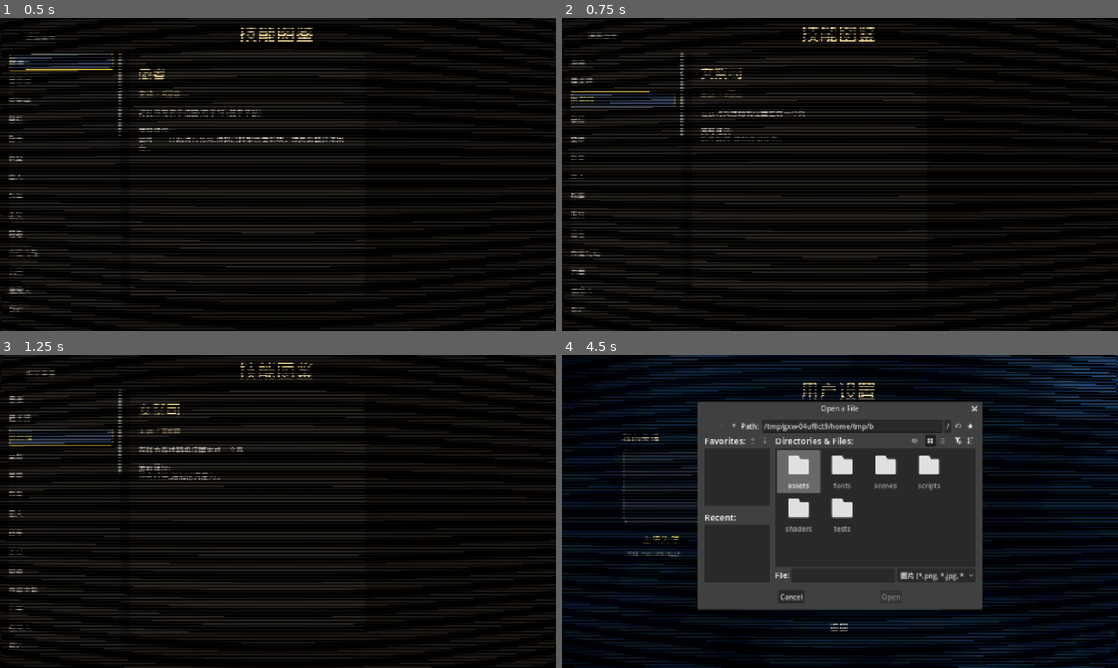
Above: before the commit, frames 1-4 (two rows, left to right).
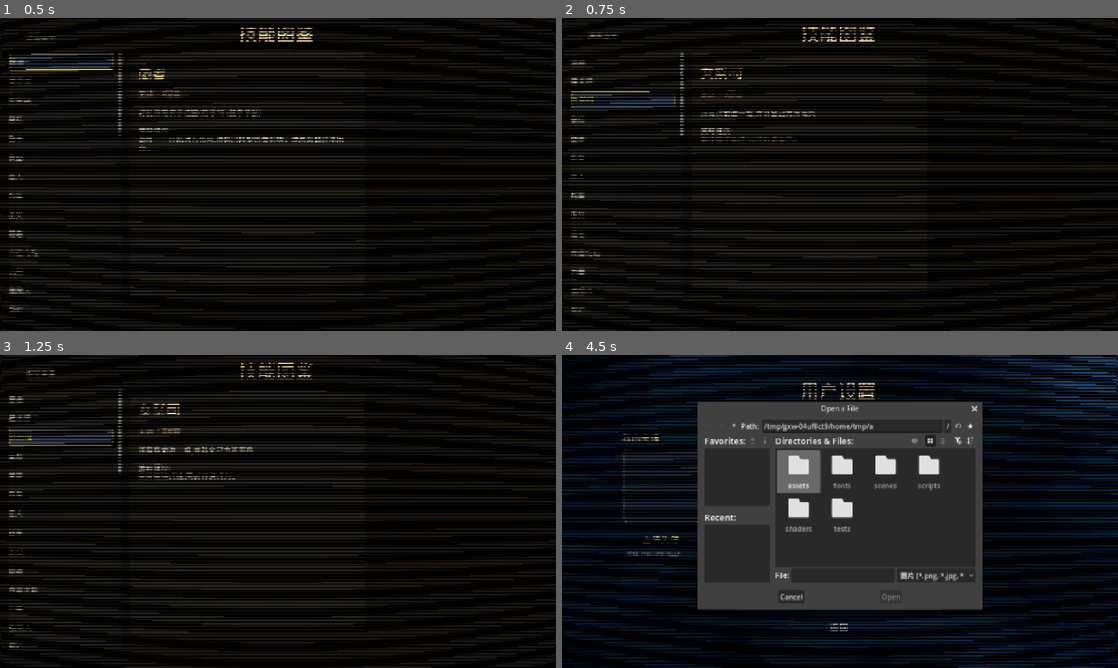
Above: after the commit, the same moments.

Repository: Lurongshika/ChessGame
Game: Godot game, scene res://scenes/manual.tscn
The game is run twice, just before and just after one commit, with the same random seed, the same clock (stepped at 60 frames per second) and the same inputs. This scene is started directly instead of the project's main scene.
Inputs (mouse positions are in pixels of both pictures, inside the frame that each line leads up to):
- Up to frame 1 (0.5 s): no input
- Up to frame 2 (0.75 s): click "女祭司" at 0.5 s
- Up to frame 3 (1.25 s): no input
- Up to frame 4 (4.5 s): click "返回菜单" at 1.25 s; click "人机对战" at 2 s; click (1101, 649) at 2.77 s; click (862, 558) at 3.52 s; type "12" at 3.6 s; click "上传头像" at 4.25 s

Frame 1 is identical in both runs. In frame 2, 0.2% of the frame differs, in the area x 25-46%, y 29-40%; in frame 3, 0.3%; in frame 4, less than 0.1%.

Commit message:
女祭司调整:正位改为所有兵前进一格+补全兵线(双人/四人);逆位随机棋子去掉兵和士(新增_random_piece_type参数)

Diff:
--- a/scripts/game.gd
+++ b/scripts/game.gd
@@ -3391,9 +3391,13 @@
 
 
 # 按棋子价值加权随机类型:弱子概率高(兵45%),强子概率低(车5%)
-func _random_piece_type() -> int:
+func _random_piece_type(no_pawn_advisor: bool = false) -> int:
 	var types := [R.Type.PAWN, R.Type.ROOK, R.Type.HORSE, R.Type.ELEPHANT, R.Type.ADVISOR, R.Type.CANNON]
 	var weights := [45, 5, 15, 10, 10, 15]
+	if no_pawn_advisor:
+		# 女祭司逆位:随机棋子去掉兵和士
+		types = [R.Type.ROOK, R.Type.HORSE, R.Type.ELEPHANT, R.Type.CANNON]
+		weights = [15, 30, 20, 35]
 	var rng := RandomNumberGenerator.new()
 	rng.randomize()
 	var total := 0
@@ -3405,7 +3409,7 @@
 		acc += weights[i]
 		if roll <= acc:
 			return types[i]
-	return R.Type.PAWN
+	return types[0]
 
 
 func _apply_dice(side: int, target_side: int) -> void:
@@ -4495,25 +4499,38 @@
 # ==================== 主动技能效果 ====================
 
 func _skill_priestess(perk_id: String, side: int) -> void:
-	# 女祭司:普通=兵线生成兵;进阶=底线生成随机棋子
-	var row := 6 if side == R.Side.RED else 3
 	if perk_id == "nvjisi2":
-		row = 9 if side == R.Side.RED else 0
-	var slots: Array[Vector2i] = []
-	for c in R.COLS:
-		if board[row][c] == null:
-			slots.append(Vector2i(c, row))
-	if slots.is_empty():
-		status_label.text = "兵线已满,无法生成"
-		return
-	var pos: Vector2i = slots.pick_random()
-	if perk_id == "nvjisi2":
-		var types := [R.Type.PAWN, R.Type.ROOK, R.Type.HORSE, R.Type.ELEPHANT, R.Type.ADVISOR, R.Type.CANNON]
-		board[pos.y][pos.x] = R.make_piece(side, _random_piece_type())
-		status_label.text = "女祭司:底线生成一个随机棋子"
+		# 进阶:底线生成随机棋子(去掉兵和士)
+		var row := 9 if side == R.Side.RED else 0
+		var slots: Array[Vector2i] = []
+		for c in R.COLS:
+			if board[row][c] == null:
+				slots.append(Vector2i(c, row))
+		if slots.is_empty():
+			status_label.text = "底线已满,无法生成"
+			return
+		var pos: Vector2i = slots.pick_random()
+		board[pos.y][pos.x] = R.make_piece(side, _random_piece_type(true))
+		status_label.text = "女祭司:底线生成一个随机棋子(兵士除外)"
 	else:
-		board[pos.y][pos.x] = R.make_piece(side, R.Type.PAWN)
-		status_label.text = "女祭司:兵线生成一枚兵"
+		# 普通:所有兵前进一格 + 补全兵线
+		var fwd := R.pawn_fwd(side)
+		var pawns: Array[Vector2i] = []
+		for r in R.ROWS:
+			for c in R.COLS:
+				var p = board[r][c]
+				if p != null and p["side"] == side and p["type"] == R.Type.PAWN:
+					pawns.append(Vector2i(c, r))
+		for pos in pawns:
+			var tgt: Vector2i = pos + fwd
+			if R.in_board(tgt) and board[tgt.y][tgt.x] == null:
+				board[tgt.y][tgt.x] = board[pos.y][pos.x]
+				board[pos.y][pos.x] = null
+		var row := 6 if side == R.Side.RED else 3
+		for c in R.COLS:
+			if board[row][c] == null:
+				board[row][c] = R.make_piece(side, R.Type.PAWN)
+		status_label.text = "女祭司:所有兵前进一格,补全兵线"
 	_apply_skill_cd(perk_id, side)
 	queue_redraw()
 	_consume_turn_after_skill()
@@ -7085,10 +7102,9 @@
 # ==================== 四人主动技能效果(复制双人,坐标按四方半场) ====================
 
 func _skill_priestess4(perk_id: String, side: int) -> void:
-	# 女祭司:普通=兵线生成兵;进阶=底线生成随机棋子
-	var slots: Array[Vector2i] = []
 	if perk_id == "nvjisi2":
-		# 底线:该方最外侧(黑y0 红y16 绿x0 蓝x16)
+		# 逆位:底线生成随机棋子(去掉兵和士)
+		var slots: Array[Vector2i] = []
 		var back: Array[Vector2i] = []
 		match side:
 			1: for i in 9: back.append(Vector2i(4 + i, 0))
@@ -7102,19 +7118,27 @@
 			_show_status4("底线已满,无法生成")
 			return
 		var pos: Vector2i = slots.pick_random()
-		board[pos.y][pos.x] = R.make_piece(side, _random_piece_type())
-		_show_status4("女祭司:底线生成一个随机棋子")
+		board[pos.y][pos.x] = R.make_piece(side, _random_piece_type(true))
+		_show_status4("女祭司:底线生成一个随机棋子(兵士除外)")
 	else:
+		# 正位:所有兵前进一格 + 补全兵线
+		var fwd4 := R.pawn_fwd(side)
+		var pawns4: Array[Vector2i] = []
+		for r in board.size():
+			for c in board[r].size():
+				var p = board[r][c]
+				if p != null and p["side"] == side and p["type"] == R.Type.PAWN:
+					pawns4.append(Vector2i(c, r))
+		for pos in pawns4:
+			var tgt4: Vector2i = pos + fwd4
+			if R.in_board(tgt4, board) and board[tgt4.y][tgt4.x] == null:
+				board[tgt4.y][tgt4.x] = board[pos.y][pos.x]
+				board[pos.y][pos.x] = null
 		for i in 9:
 			var lp := _line_pos4(side, i)
 			if board[lp.y][lp.x] == null:
-				slots.append(lp)
-		if slots.is_empty():
-			_show_status4("兵线已满,无法生成")
-			return
-		var pos2: Vector2i = slots.pick_random()
-		board[pos2.y][pos2.x] = R.make_piece(side, R.Type.PAWN)
-		_show_status4("女祭司:兵线生成一枚兵")
+				board[lp.y][lp.x] = R.make_piece(side, R.Type.PAWN)
+		_show_status4("女祭司:所有兵前进一格,补全兵线")
 	_apply_skill_cd4(perk_id, side)
 	queue_redraw()
 	_consume_turn_after_skill4()
--- a/scripts/manual.gd
+++ b/scripts/manual.gd
@@ -102,7 +102,7 @@
 					".........",
 					"rheakaehr",
 				],
-				"text": "女祭司(正位) · 主动 · 3回合\n用法:在我方兵线随机位置生成一枚兵。\n策略:补充兵线,增加过河压力。",
+				"text": "女祭司(正位) · 主动 · 3回合\n用法:所有兵前进一格,并补全己方所有兵。\n策略:集体推进兵线,同时补满兵力。",
 			},
 			{
 				"board": [
@@ -117,7 +117,7 @@
 					".........",
 					"rheakaehr",
 				],
-				"text": "使用后:兵线多了一枚兵(演示:红兵出现在兵线空位)。",
+				"text": "使用后:所有兵前进一格(演示:红兵集体前移),兵线空位补满。",
 			},
 		],
 	},
@@ -850,7 +850,7 @@
 					".........",
 					"rheakaehr",
 				],
-				"text": "女祭司(逆位) · 主动 · 7回合\n用法:在我方底线随机位置生成一个随机棋子。\n策略:底线补强,可能变出车/炮等强子。",
+				"text": "女祭司(逆位) · 主动 · 7回合\n用法:在我方底线随机位置生成一个随机棋子(兵和士除外)。\n策略:底线补强,可能变出车/炮等强子。",
 			},
 			{
 				"board": [
@@ -865,7 +865,7 @@
 					".........",
 					"rhearaehr",
 				],
-				"text": "使用后:底线生成一个随机棋子(演示:红底线多一枚车)。",
+				"text": "使用后:底线生成一个随机棋子(演示:红底线多一枚车,不会生成兵/士)。",
 			},
 		],
 	},
--- a/scripts/perks.gd
+++ b/scripts/perks.gd
@@ -8,7 +8,7 @@
 const PERKS_NORMAL := [
 	{"id": "yuzhe", "name": "愚者", "tip": "主动 · 8回合", "desc": "打乱所有棋子位置(每子75%概率不动)", "cat": "全局"},
 	{"id": "moshushi", "name": "魔术师", "tip": "主动 · 6回合", "desc": "交换我方两子的位置", "cat": "全局"},
-	{"id": "nvjisi", "name": "女祭司", "tip": "主动 · 3回合", "desc": "在我方兵线随机位置生成一个兵", "cat": "全局"},
+	{"id": "nvjisi", "name": "女祭司", "tip": "主动 · 3回合", "desc": "所有兵前进一格,并补全己方所有兵", "cat": "全局"},
 	{"id": "huanghou", "name": "皇后", "tip": "主动 · 被吃充能1", "desc": "所有棋子获得无敌(持续2回合)", "cat": "全局"},
 	{"id": "huangdi", "name": "皇帝", "tip": "主动 · 2回合", "desc": "指定己方一子无敌(持续3回合)", "cat": "全局"},
 	{"id": "jiaohuang", "name": "教皇", "tip": "被动 · 象强化", "desc": "以象为中心5×5范围内(除象自身)的己方棋子获得无敌", "cat": "棋子"},
@@ -26,7 +26,7 @@
 	{"id": "xingxing", "name": "星星", "tip": "被动 · 每回合一次", "desc": "每回合一次,兵/卒可无代价移动一格(任意方向,仅空格,不消耗行动)", "cat": "棋子"},
 	{"id": "yueliang", "name": "月亮", "tip": "被动 · 象强化", "desc": "象的移动距离不受限制", "cat": "棋子"},
 	{"id": "taiyang", "name": "太阳", "tip": "被动 · 车强化", "desc": "车可以斜走一格", "cat": "棋子"},
-	{"id": "shenpan", "name": "审判", "tip": "被动", "desc": "己方子吃子时无视敌方棋子所携带效果(无敌/保护/禁吃等)", "cat": "全局"},
+	{"id": "shenpan", "name": "审判", "tip": "被动", "desc": "随机禁用非己方一个技能", "cat": "全局"},
 	{"id": "shijie", "name": "世界", "tip": "被动", "desc": "每回合每个己方棋子都会有25%概率变为任意棋子(将帅除外)", "cat": "全局"},
 ]
 
@@ -34,7 +34,7 @@
 const PERKS_ADVANCED := [
 	{"id": "yuzhe2", "name": "愚者·逆位", "tip": "主动 · 16回合(开局无充能)", "desc": "复原所有棋子位置(不复活被吃子);开局需 16 回合充能", "cat": "全局"},
 	{"id": "moshushi2", "name": "魔术师·逆位", "tip": "主动 · 6回合", "desc": "交换敌方两子的位置", "cat": "全局"},
-	{"id": "nvjisi2", "name": "女祭司·逆位", "tip": "主动 · 7回合", "desc": "在我方底线随机位置生成一个随机棋子", "cat": "全局"},
+	{"id": "nvjisi2", "name": "女祭司·逆位", "tip": "主动 · 7回合", "desc": "在我方底线随机位置生成一个随机棋子(兵和士除外)", "cat": "全局"},
 	{"id": "huanghou2", "name": "皇后·逆位", "tip": "主动 · 被吃充能1", "desc": "所有棋子获得反制持续1回合(被吃时与对方同归于尽)", "cat": "全局"},
 	{"id": "huangdi2", "name": "皇帝·逆位", "tip": "主动", "desc": "指定己方一子获得反制,效果永久存在(被吃时同归于尽)", "cat": "全局"},
 	{"id": "jiaohuang2", "name": "教皇·逆位", "tip": "被动 · 象强化", "desc": "以象为中心5×5范围内(除象自身)的棋子获得反制(被吃时同归于尽)", "cat": "棋子"},
--- a/tests/test_net_sync.gd
+++ b/tests/test_net_sync.gd
@@ -78,7 +78,7 @@
 	scene._apply_state_data(data3)
 	_check(scene._board_to_json(scene.board) == after_net, "状态往返:黑方技能后棋盘一致")
 
-	# --- 女祭司(生成兵)往返 ---
+	# --- 女祭司(所有兵前进一格 + 补全兵线)往返 ---
 	scene.perks_black = {"nvjisi": true}
 	scene._setup_board()
 	scene.turn = R.Side.BLACK
@@ -91,7 +91,14 @@
 			var p = scene.board[r][c]
 			if p != null and p["side"] == R.Side.BLACK and p["type"] == R.Type.PAWN:
 				pawns += 1
-	_check(pawns == 6, "女祭司:黑方多一枚兵(5+1)")
+	_check(pawns > 5, "女祭司:黑方兵数增加(原5个兵前进+补全)")
+	# 兵线(y=3)补满
+	var line_full := true
+	for c in R.COLS:
+		var q = scene.board[3][c]
+		if q == null or q["side"] != R.Side.BLACK or q["type"] != R.Type.PAWN:
+			line_full = false
+	_check(line_full, "女祭司:黑方兵线补满")
 	_check(scene._board_to_json(scene.board) == scene._board_to_json(scene.board), "状态往返:女祭司后棋盘自洽")
 
 	# --- 愚者:释放后跳过当前回合 ---
